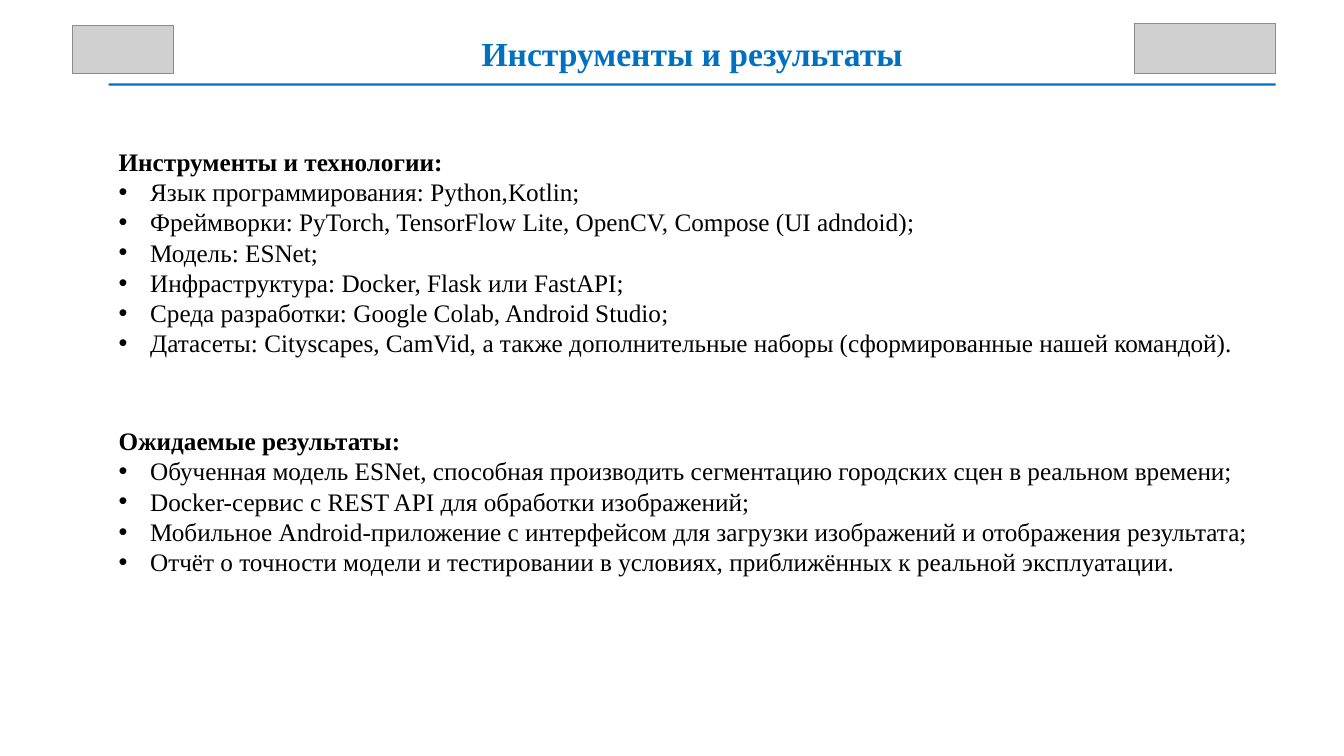
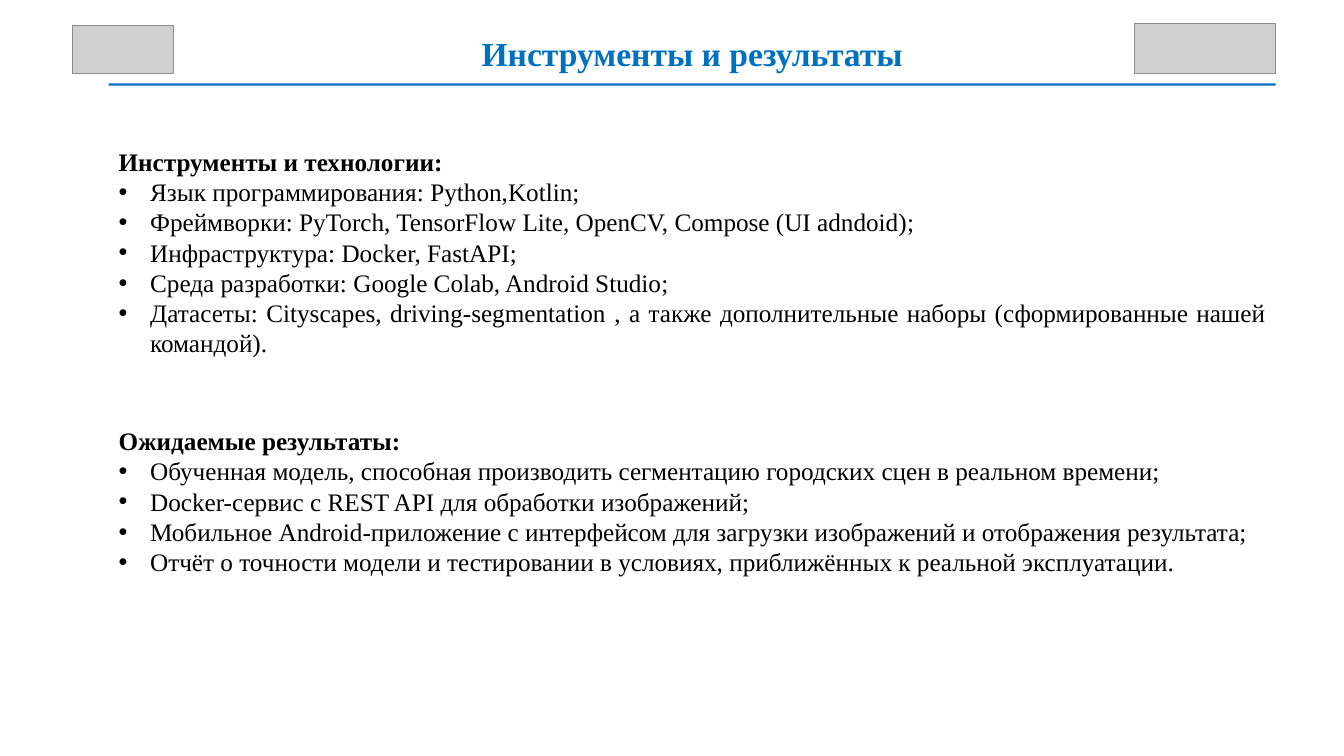
Before and after one commit to lloppy/segmentation, a slide deck: slide 5 of Dpo.pptx. Drawn at 1344x756 pixels with LibreOffice and Linux fonts; fonts in the diff are those of the drawing; grey boxes stand for pictures. Boxes give left, top, right and bottom in pixels: in the first picture for what was removed or moved away, otherwise in the second. Text is boxed around its words. In the diff, an @@ line names an element or a change of style, - is before the commit and + after.

```diff
--- a/Dpo.pptx
+++ b/Dpo.pptx
@@ text at [150, 244, 517, 268]: text changed @@
-• Модель: ESNet;
-• Инфраструктура: Docker, Flask или FastAPI;
+• Инфраструктура: Docker, FastAPI;
@@ text at [150, 304, 1265, 357]: text changed @@
-• Датасеты: Cityscapes, CamVid, а также дополнительные наборы (сформированные нашей командой).
+• Датасеты: Cityscapes, driving-segmentation , а также дополнительные наборы (сформированные нашей командой).
@@ text at [150, 462, 1160, 486]: text changed @@
-• Обученная модель ESNet, способная производить сегментацию городских сцен в реальном времени;
+• Обученная модель, способная производить сегментацию городских сцен в реальном времени;
```
Also in this commit, not shown: 3 other slides changed, 6 slides added, 1 slide removed, 1 other file.
